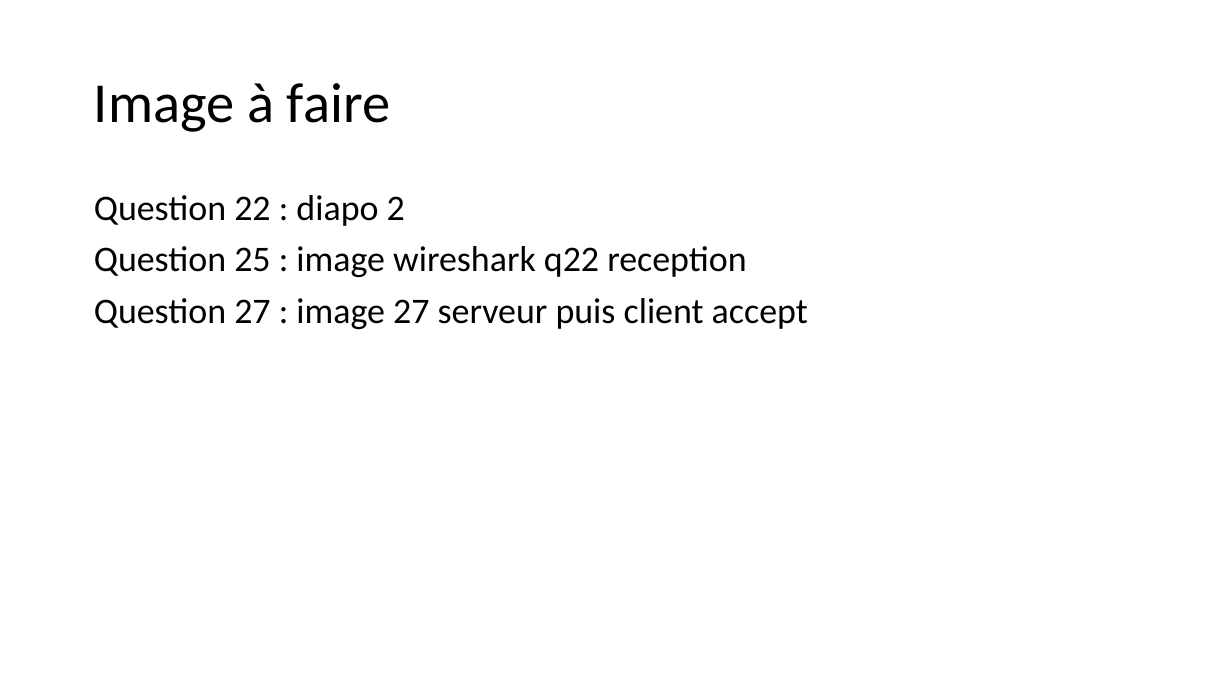
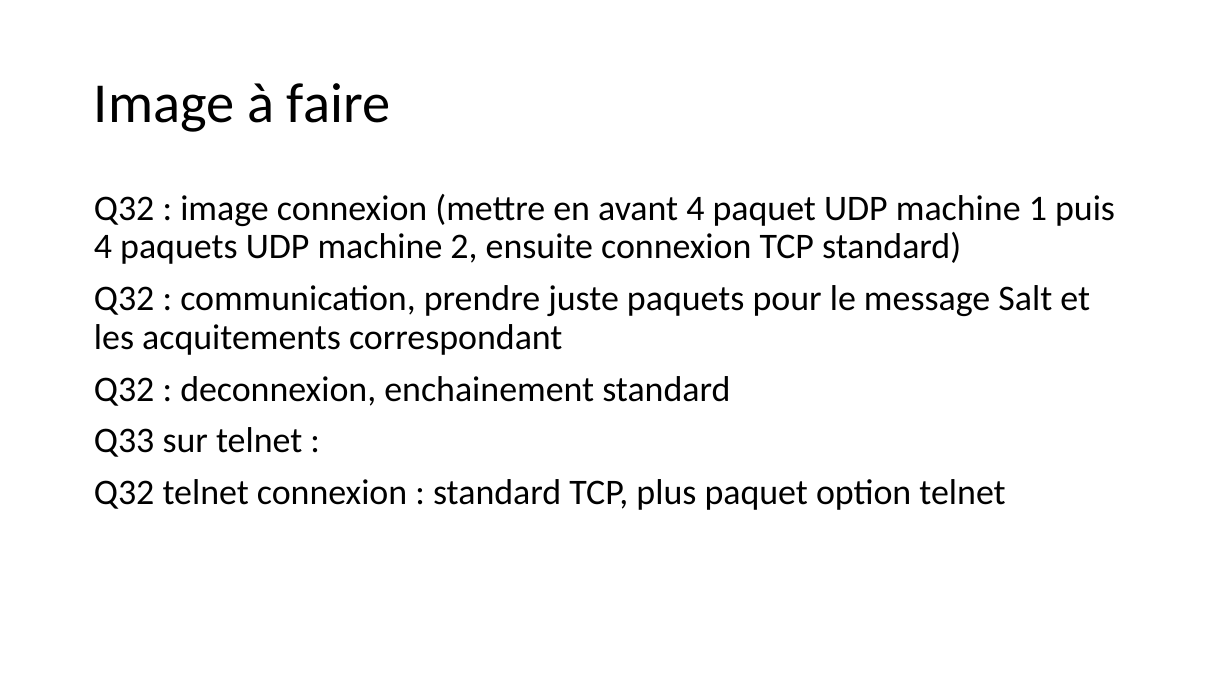
Before and after one commit to DrEtRhI/RE_TP, a slide deck: slide 1 of TP3/Image à faire.pptx. Drawn at 1232x693 pixels with LibreOffice and Linux fonts; fonts in the diff are those of the drawing. Boxes give left, top, right and bottom in pixels: in the first picture for what was removed or moved away, otherwise in the second. Text is boxed around its words. In the diff, an @@ line names an element or a change of style, - is before the commit and + after.

Commit message:
ppt image

```diff
--- a/TP3/Image à faire.pptx
+++ b/TP3/Image à faire.pptx
@@ text at <box>94,194,1115,510</box>: text changed @@
-Question 22 : diapo 2
-Question 25 : image wireshark q22 reception
-Question 27 : image 27 serveur puis client accept
+Q32 : image connexion (mettre en avant 4 paquet UDP machine 1 puis 4 paquets UDP machine 2, ensuite connexion TCP standard)
+Q32 : communication, prendre juste paquets pour le message Salt et les acquitements correspondant
+Q32 : deconnexion, enchainement standard
+Q33 sur telnet :
+Q32 telnet connexion : standard TCP, plus paquet option telnet
```
Also in this commit, not shown: 1 slide removed.
